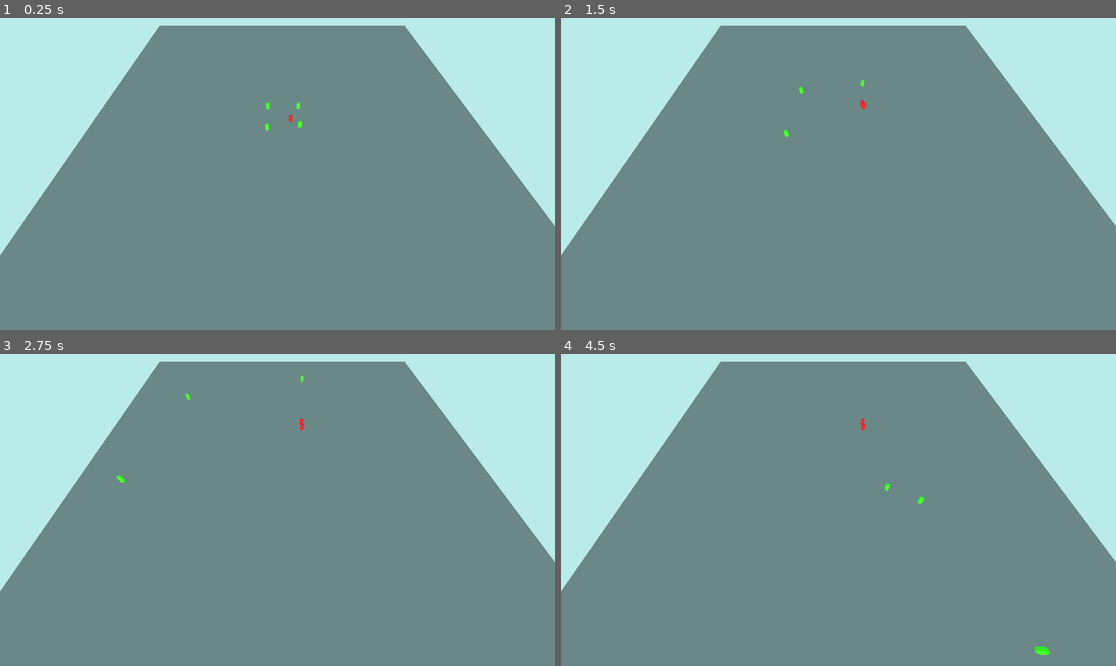
Above: before the commit, frames 1-4 (two rows, left to right).
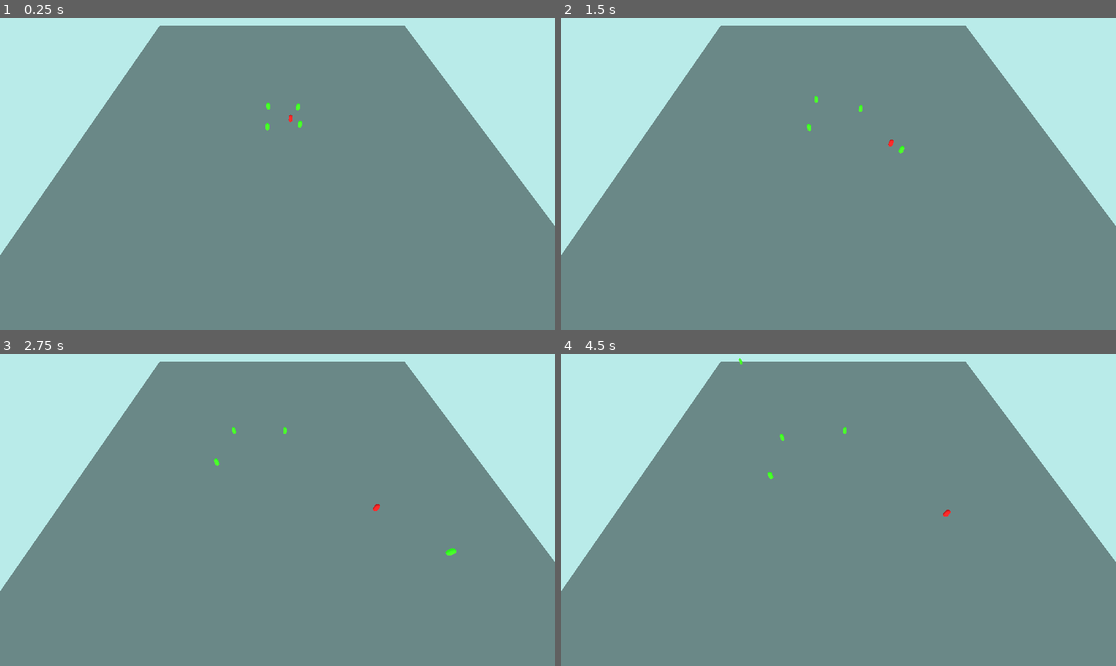
Above: after the commit, the same moments.

Repository: valentin56740/JeuDuLoup
Game: Godot game, scene res://env.tscn
Two runs of this game, one before a commit and one after it. Both use one fixed random seed, a clock stepped at 60 frames per second and the inputs below.
Inputs:
- Up to frame 1 (0.25 s): no input
- Up to frame 2 (1.5 s): tap Enter at 0.5 s
- Up to frame 3 (2.75 s): no input
- Up to frame 4 (4.5 s): no input

The runs differ from the first frame. In frame 1, less than 0.1% of the frame differs, in the area x 47-55%, y 26-37%; in frame 2, 0.1%; in frame 3, 0.2%; in frame 4, 0.2%, in the area x 32-89%, y 1-97%.

Commit message:
Mise à jour du comportement des moutons

Diff:
--- a/mouton.gd
+++ b/mouton.gd
@@ -1,9 +1,16 @@
 extends RigidBody3D
 
-@export var speed: float = 20
-@export var direction_change_interval: float = 2.0 # toutes les 2 sec environ
-@export var scene_loup: PackedScene  # Référence à la scène du loup
-@export var flee_radius: float = 10.0  # rayon de détection pour fuite
+@export var wander_speed: float = 10.0
+@export var direction_change_interval: float = 2.0
+@export var flee_speed: float = 20.0
+@export var safe_speed: float = 15.0 # vitesse du mode SAFE
+@export var safe_distance: float = 30.0 # rayon de sécurité
+
+var loup_dangereux: RigidBody3D = null
+var loup_proche: RigidBody3D = null
+
+enum Mode { WANDER, SAFE, FLEE }
+var mode = Mode.WANDER
 
 var move_dir: Vector3 = Vector3.ZERO
 var timer: float = 0.0
@@ -11,42 +18,31 @@
 var sx: float = 100
 var sz: float = 100
 
-var loup_proche: Node = null
+func _physics_process(delta: float) -> void:
+	match mode:
+		Mode.FLEE:
+			if is_instance_valid(loup_proche):
+				flee_from_wolf(loup_proche, delta)
+			else:
+				mode = Mode.SAFE if is_instance_valid(loup_dangereux) else Mode.WANDER
 
-func _ready():
-	pass
+		Mode.SAFE:
+			if is_instance_valid(loup_proche):
+				mode = Mode.FLEE
+			elif is_instance_valid(loup_dangereux):
+				safe_avoid_wolf(loup_dangereux, delta)
+			else:
+				mode = Mode.WANDER
 
-func _process(delta: float) -> void:
-	# Recherche du loup le plus proche dans le rayon flee_radius
-	var loups = get_tree().get_nodes_in_group("Loup")
-	var loup_detecte: Node = null
-	var distance_min = flee_radius
+		Mode.WANDER:
+			if is_instance_valid(loup_proche):
+				mode = Mode.FLEE
+			elif is_instance_valid(loup_dangereux):
+				mode = Mode.SAFE
+			else:
+				wander(delta)
 
-	for loup in loups: #Parcour des loups (chaque loup)
-		var dist = global_position.distance_to(loup.global_position) #Distance entre un mouton et le loup
-		if dist < distance_min: #Si la distance entre le loup et le mouton est plus petite que la distance min
-			distance_min = dist #alors la distance diminmum va etre mis a jour ( le nouveau loup le plus près)
-			loup_detecte = loup #loup detecté devient alors le loup
-
-	# Si un loup est détecté proche => fuite
-	if loup_detecte:
-		var dir_fuite = (global_position - loup_detecte.global_position).normalized() #On prends la position du mouton et on soustrait la postion du loup dtecter le plus proche et on en fait un vecteur
-		move_dir = dir_fuite #La direction de mouvement va prendre le vecteur de fuite
-		timer = direction_change_interval  # reset timer pour ne pas override la fuite
-	else:
-		# décrémente le timer
-		timer -= delta
-
-		if timer <= 0.0:
-			# choisit une nouvelle direction aléatoire
-			var angle = randf() * TAU  # angle aléatoire [0..2π]
-			move_dir = Vector3(cos(angle), 0, sin(angle)).normalized() # Vecteur directionnel du mouton
-			timer = direction_change_interval
-
-	# applique une force dans la direction choisie
-	apply_central_force(move_dir * speed)
-
-	# Gestion des bords de la zone (wrap)
+	# Gestion des bords
 	if position.x > sx / 2:
 		position.x = -sx / 2
 	elif position.x < -sx / 2:
@@ -57,16 +53,77 @@
 	elif position.z < -sz / 2:
 		position.z = sz / 2
 
-func _on_body_entered(body):
-	print("Touché")
+
+# -------------------------------
+# DÉTECTION DES LOUPS
+# -------------------------------
+
+func _on_area_safe_body_entered(body: Node3D) -> void:
 	if body.is_in_group("Loup"):
-		transformer_en_loup()
+		loup_dangereux = body
+		if mode == Mode.WANDER:
+			mode = Mode.SAFE
 
-func transformer_en_loup():
-	if scene_loup:
-		var loup = scene_loup.instantiate()
-		loup.global_position = global_position
-		get_parent().add_child(loup)
-		if not loup.is_in_group("Loup"):
-			loup.add_to_group("Loup")
-		queue_free()
+func _on_area_safe_body_exited(body: Node3D) -> void:
+	if body.is_in_group("Loup") and body == loup_dangereux:
+		loup_dangereux = null
+		if mode == Mode.SAFE:
+			mode = Mode.WANDER
+
+func _on_area_danger_body_entered(body: Node3D) -> void:
+	if body.is_in_group("Loup"):
+		loup_proche = body
+		mode = Mode.FLEE
+
+func _on_area_danger_body_exited(body: Node3D) -> void:
+	if body.is_in_group("Loup") and body == loup_proche:
+		loup_proche = null
+		mode = Mode.SAFE if is_instance_valid(loup_dangereux) else Mode.WANDER
+
+
+# -------------------------------
+# COMPORTEMENTS
+# -------------------------------
+
+func wander(delta: float) -> void:
+	timer -= delta
+	if timer <= 0.0:
+		var angle = randf() * TAU
+		move_dir = Vector3(cos(angle), 0, sin(angle)).normalized()
+		timer = direction_change_interval
+
+	apply_central_force(move_dir * wander_speed)
+
+func safe_avoid_wolf(wolf: RigidBody3D, delta: float) -> void:
+	var to_wolf = (wolf.global_position - global_position)
+	var dist = to_wolf.length()
+	if dist > safe_distance:
+		# trop loin → retour au mode wander
+		mode = Mode.WANDER
+		return
+
+	var away_dir = -to_wolf.normalized()
+
+	# ajoute un peu d’aléatoire pour que le comportement soit plus naturel
+	var random_angle = randf_range(-0.5, 0.5)
+	var rot = Basis(Vector3.UP, random_angle)
+	var final_dir = (rot * away_dir).normalized()
+
+	apply_central_force(final_dir * safe_speed)
+
+func flee_from_wolf(wolf: RigidBody3D, delta: float) -> void:
+	var to_wolf = (wolf.global_position - global_position).normalized()
+	var wolf_dir = wolf.linear_velocity.normalized()
+	var sheep_dir = move_dir.normalized()
+
+	var dot = sheep_dir.dot(wolf_dir)
+	var flee_dir: Vector3
+
+	if dot > 0.7:
+		flee_dir = sheep_dir
+	elif abs(dot) < 0.3:
+		flee_dir = to_wolf.cross(Vector3.UP).normalized()
+	else:
+		flee_dir = -to_wolf
+
+	apply_central_force(flee_dir * flee_speed)
--- a/mouton.tscn
+++ b/mouton.tscn
@@ -1,7 +1,6 @@
-[gd_scene load_steps=6 format=3 uid="uid://dvm0dcqgkax01"]
+[gd_scene load_steps=7 format=3 uid="uid://dvm0dcqgkax01"]
 
 [ext_resource type="Script" uid="uid://cg28hbpsxdtb2" path="res://mouton.gd" id="1_43wmm"]
-[ext_resource type="PackedScene" uid="uid://o7ise5esa53q" path="res://loup.tscn" id="2_b5lwy"]
 
 [sub_resource type="CapsuleMesh" id="CapsuleMesh_ddwgs"]
 
@@ -10,6 +9,12 @@
 
 [sub_resource type="CapsuleShape3D" id="CapsuleShape3D_nhbfn"]
 
+[sub_resource type="CylinderShape3D" id="CylinderShape3D_b5lwy"]
+radius = 5.0
+
+[sub_resource type="CylinderShape3D" id="CylinderShape3D_43wmm"]
+radius = 30.0
+
 [node name="Mouton" type="RigidBody3D"]
 axis_lock_angular_x = true
 axis_lock_angular_y = true
@@ -17,7 +22,6 @@
 contact_monitor = true
 max_contacts_reported = 2
 script = ExtResource("1_43wmm")
-scene_loup = ExtResource("2_b5lwy")
 
 [node name="MeshInstance3D" type="MeshInstance3D" parent="."]
 transform = Transform3D(1, 0, 0, 0, 1, 0, 0, 0, 1, 0, 1, 0)
@@ -28,4 +32,20 @@
 transform = Transform3D(1, 0, 0, 0, 1, 0, 0, 0, 1, 0, 1, 0)
 shape = SubResource("CapsuleShape3D_nhbfn")
 
+[node name="Area3D" type="Area3D" parent="."]
+
+[node name="CollisionShape3D" type="CollisionShape3D" parent="Area3D"]
+transform = Transform3D(1, 0, 0, 0, 1, 0, 0, 0, 1, 0, 1, 0)
+shape = SubResource("CylinderShape3D_b5lwy")
+
+[node name="Save" type="Area3D" parent="."]
+
+[node name="CollisionShape3D" type="CollisionShape3D" parent="Save"]
+transform = Transform3D(1, 0, 0, 0, 1, 0, 0, 0, 1, 0, 1, 0)
+shape = SubResource("CylinderShape3D_43wmm")
+
 [connection signal="body_entered" from="." to="." method="_on_body_entered"]
+[connection signal="body_entered" from="Area3D" to="." method="_on_area_danger_body_entered"]
+[connection signal="body_exited" from="Area3D" to="." method="_on_area_danger_body_exited"]
+[connection signal="body_entered" from="Save" to="." method="_on_area_safe_body_entered"]
+[connection signal="body_exited" from="Save" to="." method="_on_area_safe_body_exited"]
